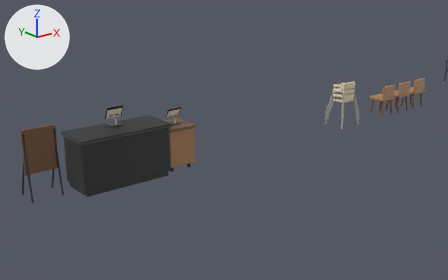
A saved change to the Blender file assets/models/dimdimsum/restaurant.blend.
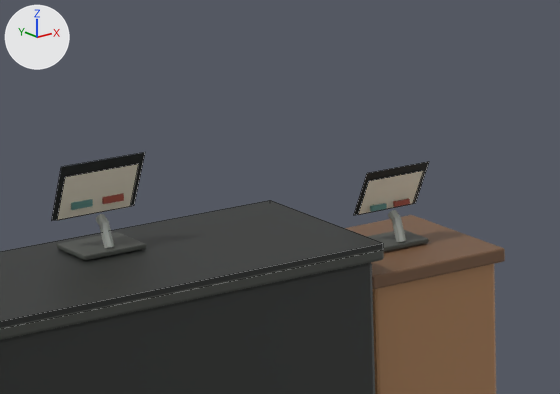
Each version is shown from a 50 mm lens placed at (-8.28, -10.15, 4.13), pointed at (-1.46, -1.62, 0.72), then close up on the part from 21% to 46% of the width and 27% to 55% of the height. Arrows for +X, +Y and +Z are at upper left; the lights stay in place. The first two pictures are the older version. The close-ups show mesh edges as thin lines.

The first close-up shows '검정 상판', '금속 카운터 테두리', '명부장 상판', '밝은 등록 화면', '밝은 등록 화면.001', '비스듬한 예약 태블릿', '비스듬한 예약 태블릿.001', '이동식 대기 명부장', '접수대 검정 하부', '태블릿 받침', '태블릿 받침.001' and 6 more.
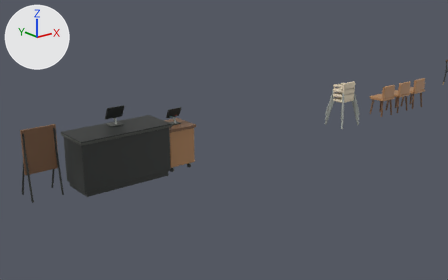
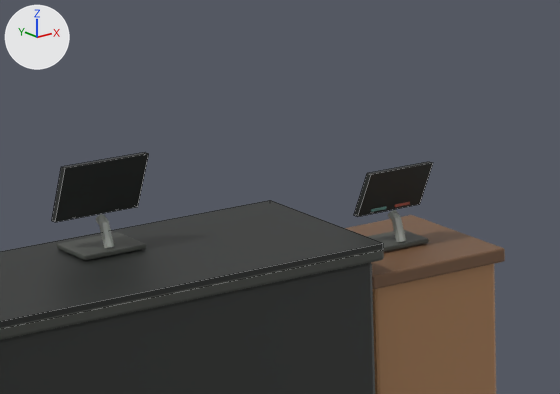
Where the newer file only moved an object's origin or applied its transform, the numbers keep the older frame.

The change, as a diff of the scene's bpy script:
```diff
--- a/assets/models/dimdimsum/restaurant.blend.py
+++ b/assets/models/dimdimsum/restaurant.blend.py
@@ me_비스듬한_예약_태블릿 @@
 # used by ob_비스듬한_예약_태블릿; location = (-3.07, -0.48, 1.28)
 # verts and faces of me_비스듬한_예약_태블릿; kept vertices keep their numbers, new ones are numbered from 4
 # before: 0 (-0.17, 0.05, -0.11) at pixel (51, 220), 1 (0.17, 0.05, -0.11) at pixel (134, 205), 2 (0.17, -0.049, 0.11) at pixel (145, 152), 3 (-0.17, -0.049, 0.11) at pixel (61, 166)
-me_비스듬한_예약_태블릿.from_pydata(...)  # 4 vertices, 2 faces; spans x -0.17..0.17, y -0.049..0.05, z -0.11..0.11
+me_비스듬한_예약_태블릿.from_pydata(...)  # 8 vertices, 6 faces; spans x -0.17..0.17, y -0.076..0.05, z -0.11..0.11
+# me_비스듬한_예약_태블릿 part 1
+delete_faces([(0, 1, 2, 3)])
+for new, old in zip([*range(4, 8)], [*range(0, 4)]): verts[new] = verts[old] + (0.0, -0.027, 0.0)
+faces += [(4, 5, 6, 7), (0, 1, 5, 4), (1, 2, 6, 5), (2, 3, 7, 6), (0, 4, 7, 3)]
 me_비스듬한_예약_태블릿.materials.append(mat_black)
@@ me_비스듬한_예약_태블릿_001 @@
 # used by ob_비스듬한_예약_태블릿_001; location = (-1.91, -0.65, 1.116)
 # verts and faces of me_비스듬한_예약_태블릿_001; kept vertices keep their numbers, new ones are numbered from 4
 # before: 0 (-0.143, 0.05, -0.092) at pixel (353, 215), 1 (0.143, 0.05, -0.092) at pixel (415, 202), 2 (0.143, -0.049, 0.092) at pixel (429, 161), 3 (-0.143, -0.049, 0.092) at pixel (367, 173)
-me_비스듬한_예약_태블릿_001.from_pydata(...)  # 4 vertices, 2 faces; spans x -0.143..0.143, y -0.049..0.05, z -0.092..0.092
+me_비스듬한_예약_태블릿_001.from_pydata(...)  # 8 vertices, 6 faces; spans x -0.143..0.143, y -0.076..0.05, z -0.092..0.092
+# me_비스듬한_예약_태블릿_001 part 2
+delete_faces([(0, 1, 2, 3)])
+for new, old in zip([*range(4, 8)], [*range(0, 4)]): verts[new] = verts[old] + (0.0, -0.027, 0.0)
+faces += [(4, 5, 6, 7), (0, 1, 5, 4), (1, 2, 6, 5), (2, 3, 7, 6), (0, 4, 7, 3)]
 me_비스듬한_예약_태블릿_001.materials.append(mat_black)
```

Where the change shows, as pixel boxes [x1, y1, x2, y2] in the close-ups (560 x 394 px):
'비스듬한 예약 태블릿', reshaped: before [52, 152, 145, 220]; after [52, 152, 149, 222]
'비스듬한 예약 태블릿.001', reshaped: before [354, 162, 429, 215]; after [354, 162, 433, 216]
part 1 of me_비스듬한_예약_태블릿, built on (black): after [52, 152, 149, 222]
part 2 of me_비스듬한_예약_태블릿_001, built on (black): after [354, 162, 433, 216]
'밝은 등록 화면', unchanged, covered by the edit: before [57, 164, 139, 220]
'밝은 등록 화면.001', unchanged, covered by the edit: before [358, 171, 424, 215]
